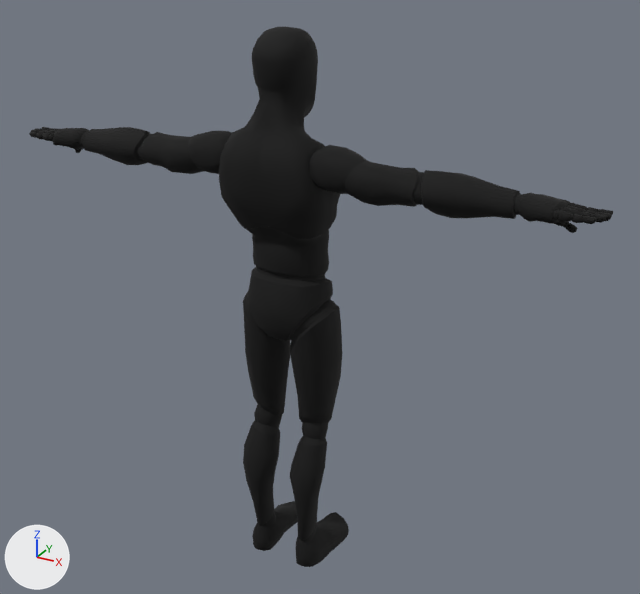
An edit to the glTF model models/hero.glb, drawn before and after from the same camera.
One viewpoint serves both versions: a 50 mm lens placed at (1.35, -2.25, 2.13), pointed at (0.03, 0.16, 0.92). The lights are fixed; the arrows at lower left show +X, +Y and +Z. The picture after the commit comes second. Where no turn or scale is listed for an object, it has been applied to the vertices. Vertices at exactly the same position are counted once.

Objects in the first picture: 'Mannequin'.
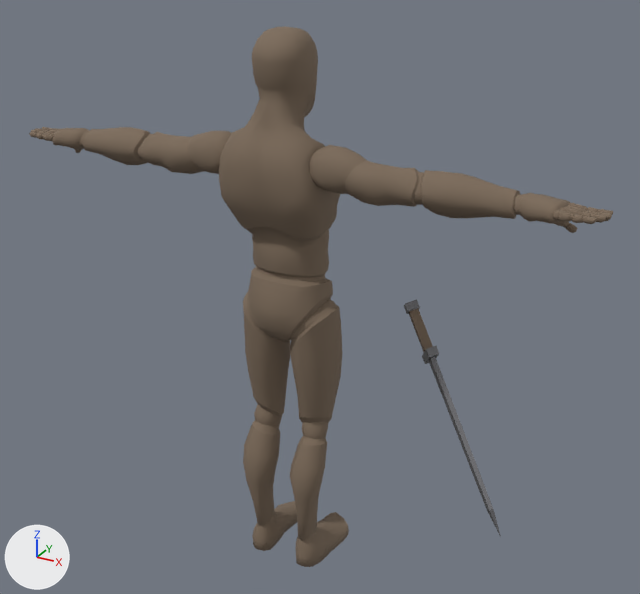
What differs and where, as boxes (x1, y1, x2, y2) in the pictures (640 x 594 px):
'Mannequin', recoloured, reshaped (black to brown): (29, 26, 613, 567) in both
part 1 of me_mannequin, added: after (404, 299, 501, 537)

The edits, one by one:
Material 'ds_dark_leather' (mat_ds_dark_leather) changes colour from black #000000 to brown #7c6a59; in linear values from (0.0, 0.0, 0.0) to (0.2, 0.145, 0.1).
Material 'ds_dark_steel' (mat_ds_dark_steel) is new.
Its base color is (0.15, 0.15, 0.16) (grey #6c6c6f).
Its metallic is 0.5.
Its roughness is 0.48.
me_mannequin is used by ob_mannequin; location (0.001, 0.0, -0.014).
me_mannequin had 6994 vertices, 13744 faces and spanned x -0.97..0.97, y -0.16..0.21, z 0.0..1.83.
me_mannequin now has 7027 vertices, 13794 faces and spans x -0.97..0.97, y -0.16..0.42, z 0.0..1.83.
Part 1, on me_mannequin:
33 vertices are added at x 0.23..0.73, y 0.11..0.42, z 0.23..0.89.
12 new faces join them, mat_ds_dark_leather (brown #7c6a59).
38 new faces join them, mat_ds_dark_steel (grey #6c6c6f).
me_mannequin gains material mat_ds_dark_steel (grey #6c6c6f).
